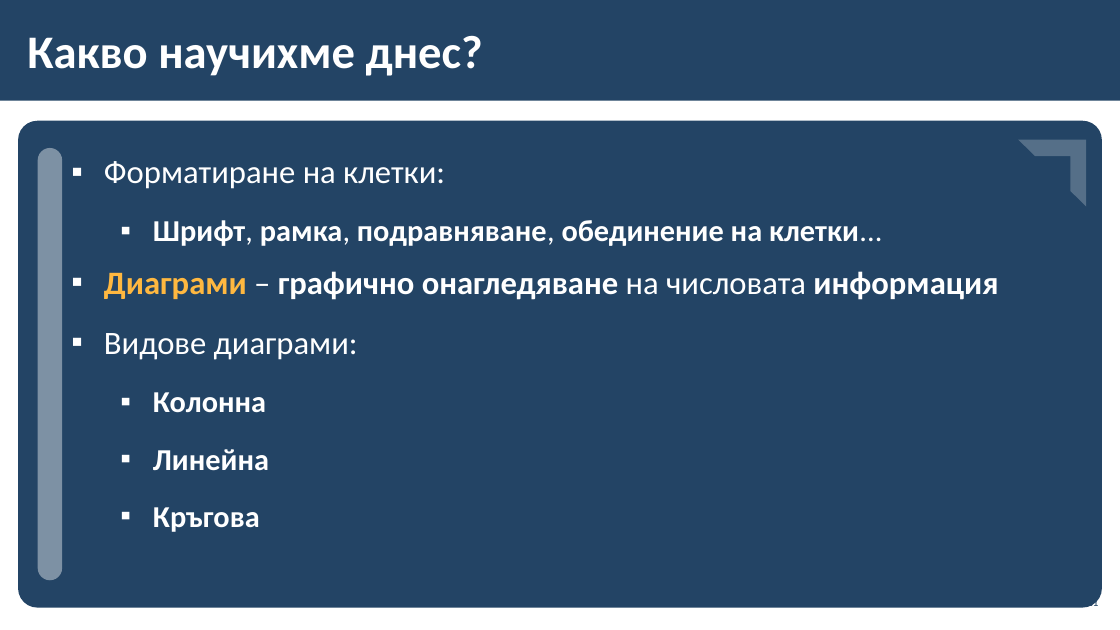
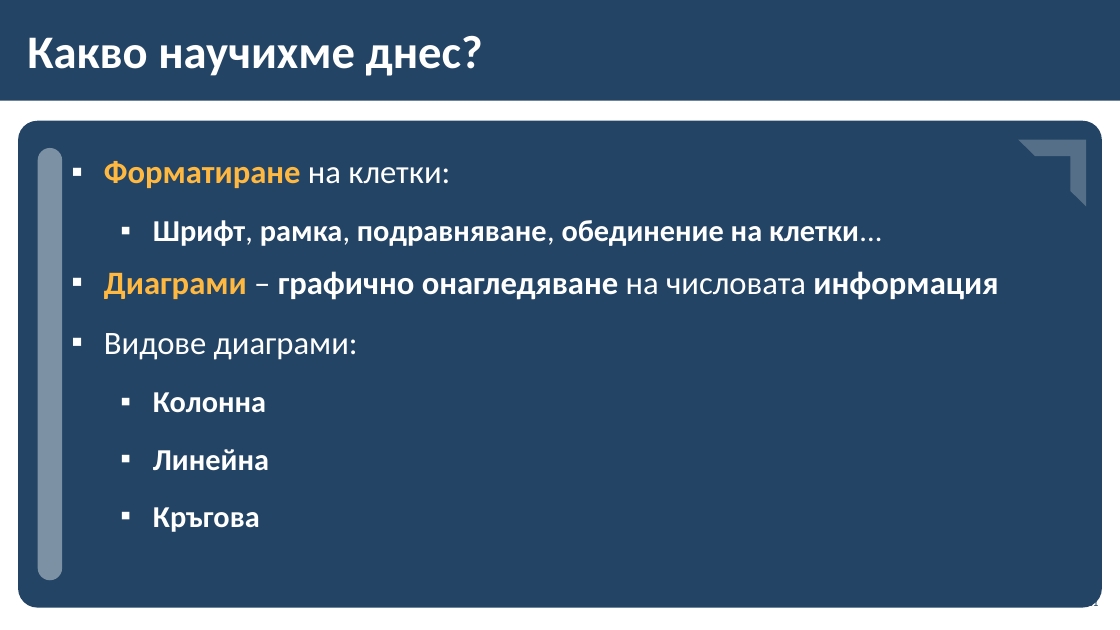
Before and after one commit to BG-IT-Edu/School-Programming, a slide deck: slide 21 of Courses/Computer-Modeling-and-IT/Computer-Modeling-and-IT-5-Class/29-Charts-and-Layout-of-Cells-and-Data/29-Charts-and-Layout-of-Cells-and-Data.pptx. Drawn at 1120x630 pixels with LibreOffice and Linux fonts; fonts in the diff are those of the drawing; background and template pictures are left out. Boxes give left, top, right and bottom in pixels: in the first picture for what was removed or moved away, otherwise in the second. Text is boxed around its words. In the diff, an @@ line names an element or a change of style, - is before the commit and + after.

```diff
--- a/Courses/Computer-Modeling-and-IT/Computer-Modeling-and-IT-5-Class/29-Charts-and-Layout-of-Cells-and-Data/29-Charts-and-Layout-of-Cells-and-Data.pptx
+++ b/Courses/Computer-Modeling-and-IT/Computer-Modeling-and-IT-5-Class/29-Charts-and-Layout-of-Cells-and-Data/29-Charts-and-Layout-of-Cells-and-Data.pptx
@@ text at [104,161,450,188]: text colour #FFFFFF to #FFB840, bold on in "Форматиране" @@
```
Also in this commit, not shown: 14 other slides changed.
